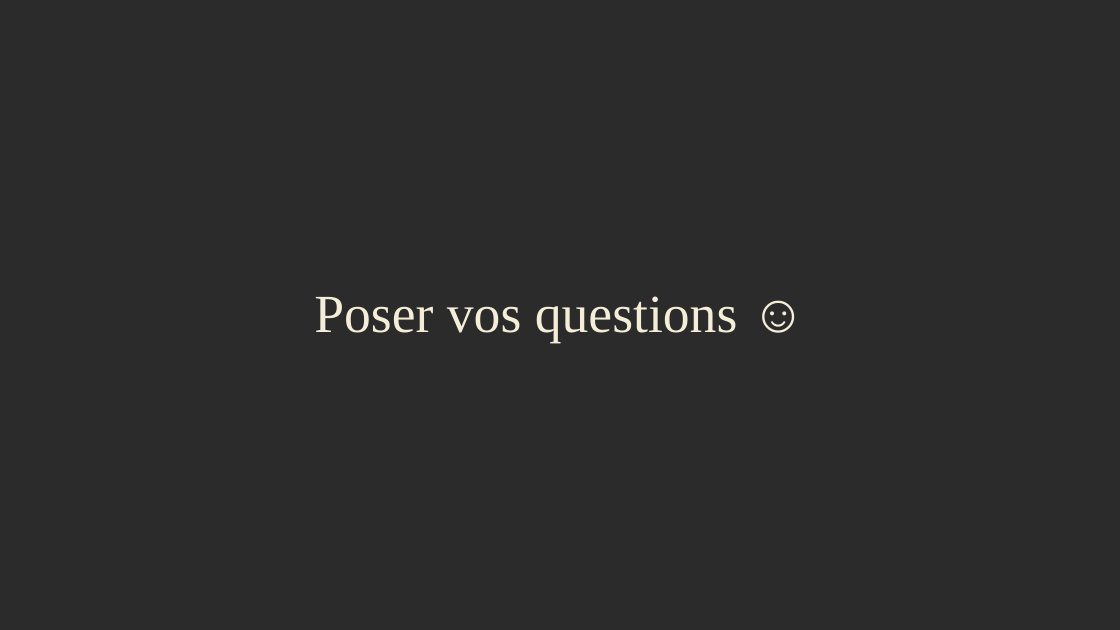
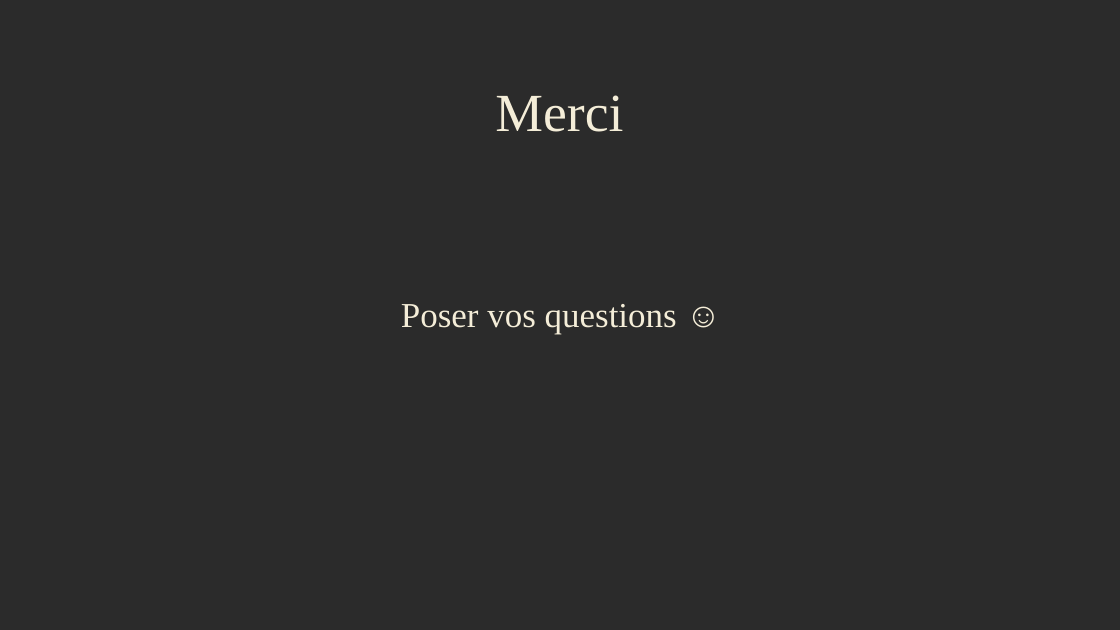
Before and after one commit to Yann-Fournier/Scribio, a slide deck: slide 8 of Presentation.odp (slide 7 before the commit). Drawn at 1120x630 pixels with LibreOffice and Linux fonts; fonts in the diff are those of the drawing; background and template pictures are left out; a plain dark background stands for a picture behind light text. Boxes give left, top, right and bottom in pixels: in the first picture for what was removed or moved away, otherwise in the second. Text is boxed around its words. In the diff, an @@ line names an element or a change of style, - is before the commit and + after.

```diff
--- a/Presentation.odp
+++ b/Presentation.odp
@@ title added at (495, 95, 623, 132), 46 pt, text #F4EDD8 @@
+Merci
@@ text "Poser vos questions ☺": place and size @@
-text "Poser vos questions ☺" at (314, 296, 738, 343)
+text "Poser vos questions ☺" at (401, 304, 677, 334)
@@ text "Poser vos questions ☺" at (401, 304, 677, 334): size 46 to 30 pt; indent changed; line spacing 0.9 to 1.1; more space between paragraphs; vertical alignment middle to top @@
```
Also in this commit, not shown: 1 slide added.
